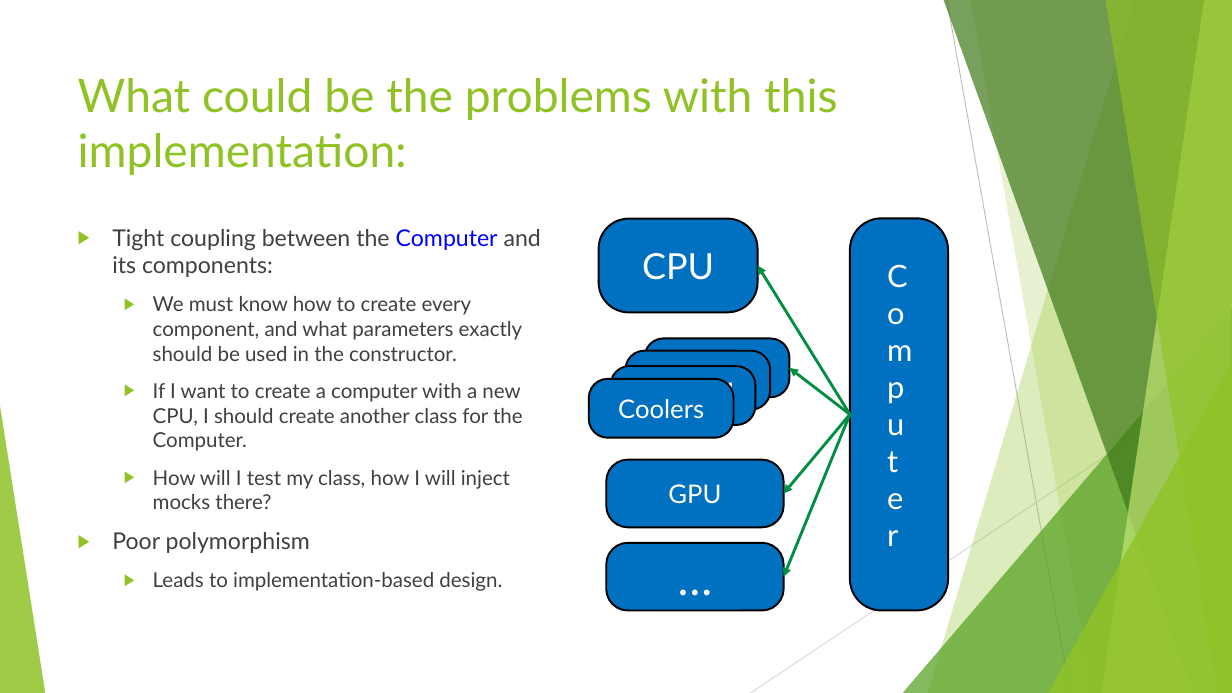
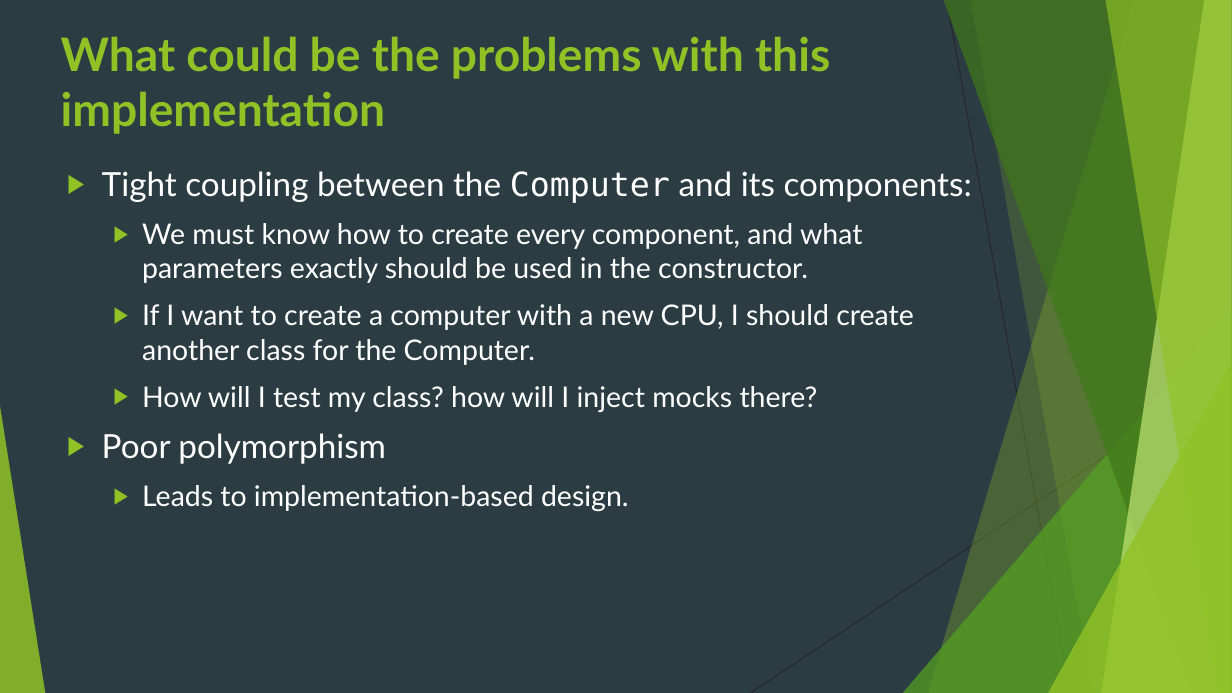
Before and after one commit to idanshal/sb-todo-app-tdp, a slide deck: slide 10 of course_data/presentations/practical_spring_boot_for_tdp.pptx (slide 11 before the commit). Drawn at 1232x693 pixels with LibreOffice and Linux fonts; fonts in the diff are those of the drawing. Boxes give left, top, right and bottom in pixels: in the first picture for what was removed or moved away, otherwise in the second. Text is boxed around its words. In the diff, an @@ line names an element or a change of style, - is before the commit and + after.

```diff
--- a/course_data/presentations/practical_spring_boot_for_tdp.pptx
+++ b/course_data/presentations/practical_spring_boot_for_tdp.pptx
@@ background #FFFFFF to #2C3C43 @@
@@ line (947, 0) - (1070, 693): stroke #BFBFBF 0.75 pt to #262626 0.75 pt @@
@@ title at (61, 36, 830, 134): text changed; bold on @@
-What could be the problems with this implementation:
+What could be the problems with this implementation
@@ text "Tight coupling between the Computer ...": place and size @@
-text "Tight coupling between the Computer ..." at (112, 229, 541, 591)
+text "Tight coupling between the Computer ..." at (102, 171, 972, 511)
@@ text at (102, 171, 972, 511): size 18 to 25.9 pt in "Tight coupling between the Computer and its ...", "Poor polymorphism"; font Lato to DejaVu Sans Mono, text colour #0000FF to #FFFFFF in "Computer"; text colour #404040 to #FFFFFF in "Tight coupling between the and its components:", "We must know how to create every ...", "If I want to create a computer ...", "Poor polymorphism" and 1 more places; size 16 to 22.2 pt in "We must know how to create every ...", "If I want to create a computer ...", "Leads to implementation-based design." @@
@@ text removed at (878, 252, 916, 589) @@
-Computer
@@ text at (142, 386, 818, 412): text changed; size 16 to 22.2 pt; text colour #404040 to #FFFFFF @@
-  ▶ How will I test my class, how I will inject mocks there?
+  ▶ How will I test my class? how will I inject mocks there?
@@ line (1232, 372) - (750, 693): stroke #D9D9D9 0.75 pt to #262626 0.75 pt @@
@@ group removed at (589, 218, 948, 610): 8 rounded rectangles, 4 arrows @@
-CPU
-Wheel
-Wheel
-Wheel
-Coolers
-GPU
-…
```
Also in this commit, not shown: 12 other slides changed, 1 slide removed.
